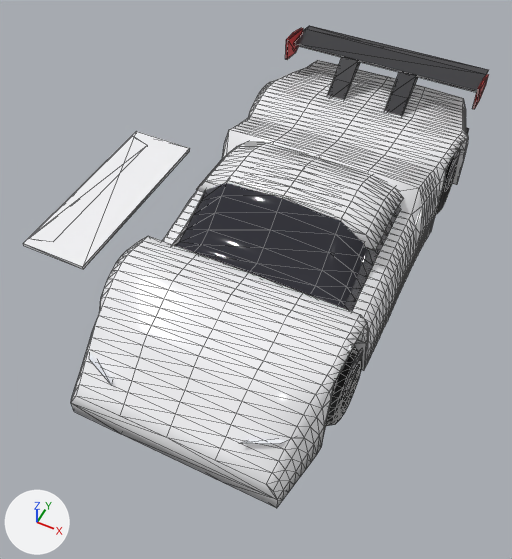
Two versions of the glTF model assets/gt3.glb, one commit apart.
Both versions are drawn from a 50 mm lens placed at (1.7, -4.26, 4.89), pointed at (-0.22, -0.41, 0.08). The axes (+X, +Y, +Z) are drawn at lower left. The lights are the same throughout. The first picture is the older version. Mesh edges are drawn as thin lines on the coarser meshes. Vertices at exactly the same position are counted once.

The first picture shows 'gt3_body', 'gt3_bumperlip', 'gt3_glass', 'gt3_roof', 'gt3_wheel_fr', 'gt3_wing', 'gt3_wing_pylon_l', 'gt3_wing_pylon_r' and 8 more.
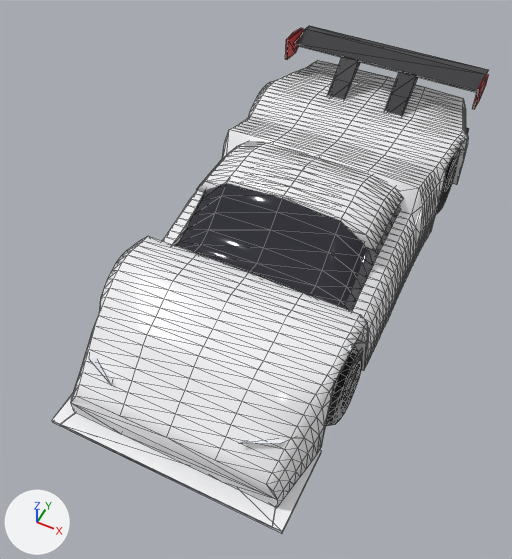
What differs and where, as boxes (x1, y1, x2, y2) in the pictures (512 x 559 px):
```json
{"object": "gt3_bumperlip", "change": "reshaped", "before": [23, 131, 190, 269], "after": [52, 392, 321, 534]}
{"object": "gt3_splitter", "change": "reshaped", "after": [61, 425, 272, 528], "on screen": "not visible before"}
```

Edits to the scene script, one JSON object a line:
```json
{"block": "me_gt3_bumperlip", "where": "# used by ob_gt3_bumperlip; location = (0.0, 0.0, 0.0)"}
{"op": "remove", "block": "me_gt3_bumperlip", "code": "me_gt3_bumperlip.from_pydata(...)  # 8 vertices, 12 faces; spans x -2.41..-1.73, y -0.98..0.98, z 0.04..0.08"}
{"op": "add", "block": "me_gt3_bumperlip", "code": "me_gt3_bumperlip.from_pydata(...)  # 8 vertices, 12 faces; spans x -0.98..0.98, y -2.41..-1.73, z 0.04..0.08"}
{"block": "me_gt3_bumperlip", "change": "me_gt3_bumperlip part 1"}
{"op": "set", "path": "me_gt3_bumperlip.vertices[0].co", "old": "(-2.41, -0.98, 0.04)", "new": "(-0.98, -2.41, 0.04)", "note": "pixel (23, 245) -> pixel (52, 422)"}
{"op": "set", "path": "me_gt3_bumperlip.vertices[1].co", "old": "(-2.41, 0.98, 0.04)", "new": "(0.98, -2.41, 0.04)", "note": "not seen -> pixel (282, 533)"}
{"op": "set", "path": "me_gt3_bumperlip.vertices[2].co", "old": "(-2.41, 0.98, 0.08)", "new": "(0.98, -2.41, 0.08)", "note": "pixel (136, 131) -> pixel (282, 531)"}
{"op": "set", "path": "me_gt3_bumperlip.vertices[3].co", "old": "(-2.41, -0.98, 0.08)", "new": "(-0.98, -2.41, 0.08)", "note": "pixel (23, 243) -> pixel (51, 420)"}
{"op": "set", "path": "me_gt3_bumperlip.vertices[4].co", "old": "(-1.73, -0.98, 0.04)", "new": "(-0.98, -1.73, 0.04)", "note": "pixel (83, 269) -> not seen"}
{"op": "set", "path": "me_gt3_bumperlip.vertices[5].co", "old": "(-1.73, 0.98, 0.04)", "new": "(0.98, -1.73, 0.04)", "note": "pixel (189, 151) -> pixel (321, 453)"}
{"op": "set", "path": "me_gt3_bumperlip.vertices[6].co", "old": "(-1.73, 0.98, 0.08)", "new": "(0.98, -1.73, 0.08)", "note": "pixel (189, 148) -> pixel (321, 450)"}
{"op": "set", "path": "me_gt3_bumperlip.vertices[7].co", "old": "(-1.73, -0.98, 0.08)", "new": "(-0.98, -1.73, 0.08)", "note": "pixel (82, 266) -> not seen"}
{"block": "me_gt3_splitter", "where": "# used by ob_gt3_splitter; location = (0.0, 0.0, 0.0)"}
{"op": "remove", "block": "me_gt3_splitter", "code": "me_gt3_splitter.from_pydata(...)  # 8 vertices, 10 faces; spans x -2.41..-2.17, y -0.91..0.91, z 0.05..0.07"}
{"op": "add", "block": "me_gt3_splitter", "code": "me_gt3_splitter.from_pydata(...)  # 8 vertices, 10 faces; spans x -0.91..0.91, y -2.41..-2.17, z 0.05..0.07"}
{"block": "me_gt3_splitter", "change": "me_gt3_splitter part 2"}
{"op": "set", "path": "me_gt3_splitter.vertices[0].co", "old": "(-2.41, -0.91, 0.07)", "new": "(-0.91, -2.41, 0.07)", "note": "pixel (28, 238) -> pixel (59, 424)"}
{"op": "set", "path": "me_gt3_splitter.vertices[1].co", "old": "(-2.41, 0.91, 0.07)", "new": "(0.91, -2.41, 0.07)", "note": "pixel (132, 135) -> pixel (272, 527)"}
{"op": "set", "path": "me_gt3_splitter.vertices[2].co", "old": "(-2.17, 0.83, 0.07)", "new": "(0.83, -2.17, 0.07)", "note": "pixel (147, 145) -> not seen"}
{"op": "set", "path": "me_gt3_splitter.vertices[3].co", "old": "(-2.17, -0.83, 0.07)", "new": "(-0.83, -2.17, 0.07)", "note": "pixel (53, 241) -> not seen"}
{"op": "set", "path": "me_gt3_splitter.vertices[4].co", "old": "(-2.17, 0.83, 0.05)", "new": "(0.83, -2.17, 0.05)"}
{"op": "set", "path": "me_gt3_splitter.vertices[5].co", "old": "(-2.17, -0.83, 0.05)", "new": "(-0.83, -2.17, 0.05)"}
{"op": "set", "path": "me_gt3_splitter.vertices[6].co", "old": "(-2.41, 0.91, 0.06)", "new": "(0.91, -2.41, 0.06)", "note": "pixel (132, 136) -> pixel (272, 527)"}
{"op": "set", "path": "me_gt3_splitter.vertices[7].co", "old": "(-2.41, -0.91, 0.06)", "new": "(-0.91, -2.41, 0.06)", "note": "pixel (28, 238) -> pixel (60, 424)"}
```
